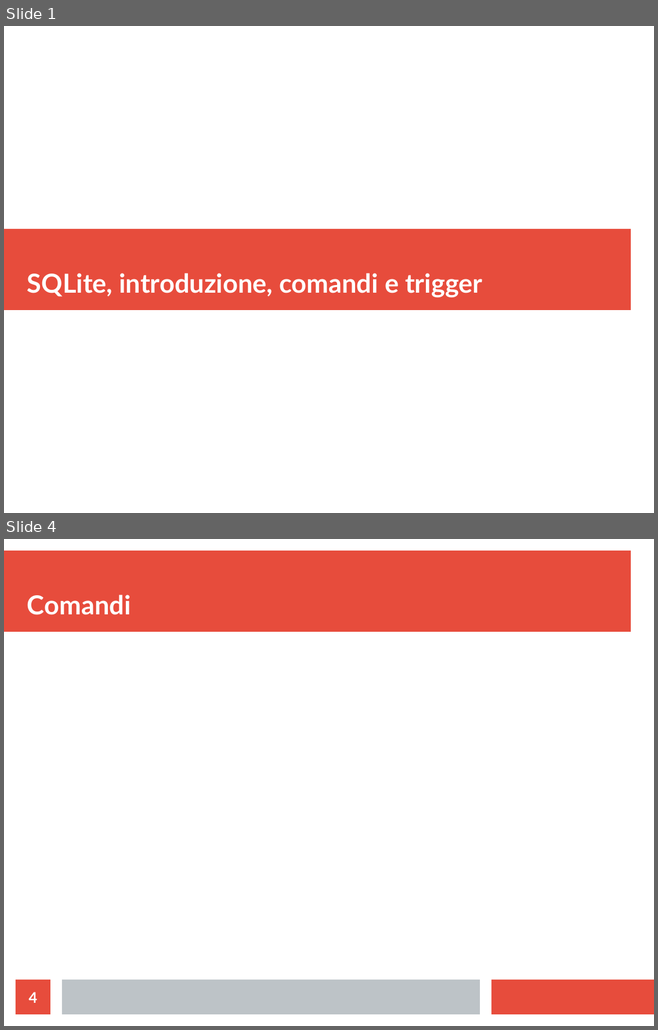
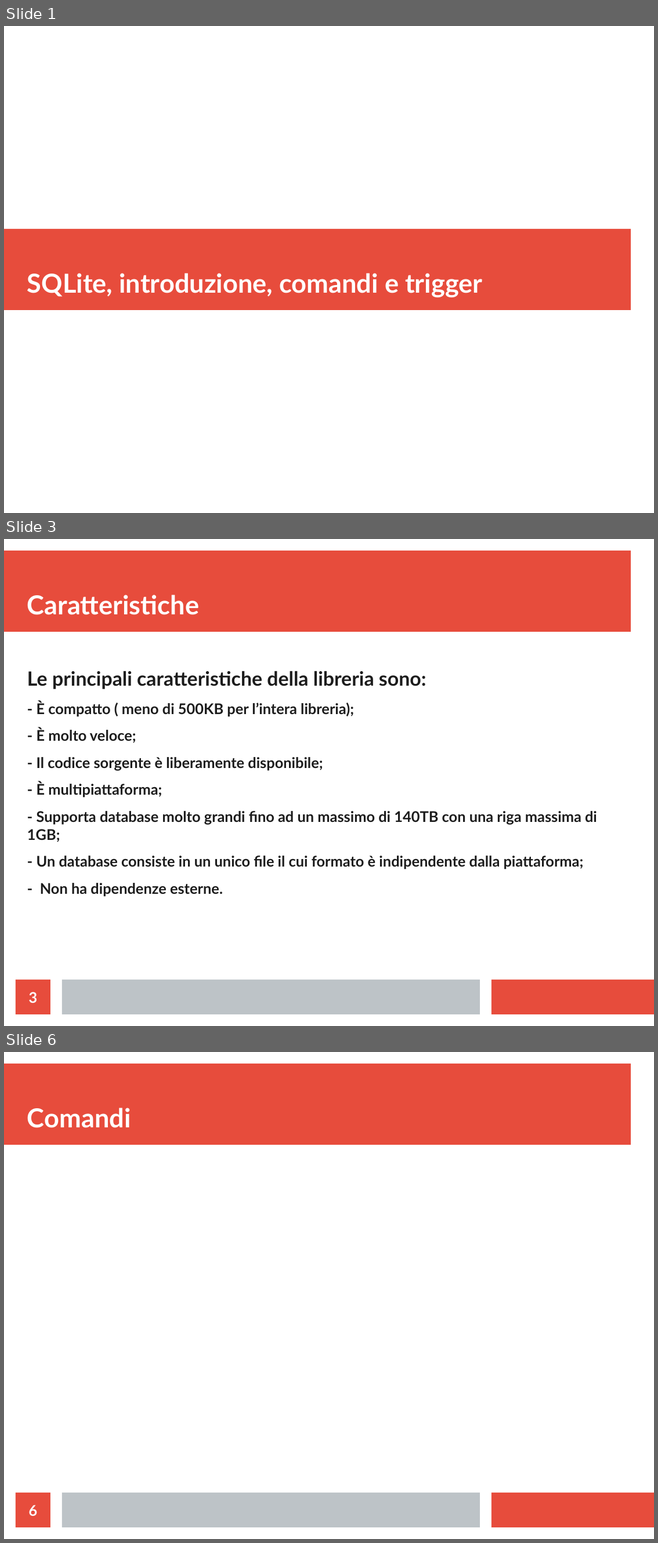
Before and after one commit to MicheleLadisa/cose, a slide deck: lavoriVari/SqlitePresentazione.odp. Shown one above the other, each under a label of ours: slides 1 and 4 before the commit, slides 1, 3 and 6 after it; the slides between them are not shown. The pictures are 658x1030 and 658x1543 pixels, drawn with LibreOffice and Linux fonts; fonts in the diff are those of the drawing. Boxes give left, top, right and bottom in pixels: in the first picture for what was removed or moved away, otherwise in the second. Text is boxed around its words. In the diff, an @@ line names an element or a change of style, - is before the commit and + after.

```diff
--- a/lavoriVari/SqlitePresentazione.odp
+++ b/lavoriVari/SqlitePresentazione.odp
@@ slide 3 added at <box>4,539,654,1026</box>, background #FFFFFF; not listed: 3 template elements that a slide beside it also shows @@
@@ title added at <box>27,595,199,615</box>, 32 pt, text #FFFFFF, bold @@
+Caratteristiche
@@ text added at <box>27,671,597,896</box>, 18 pt, text #1C1C1C, bold @@
+Le principali caratteristiche della libreria sono:
+- È compatto ( meno di 500KB per l’intera libreria);
+- È molto veloce;
+- Il codice sorgente è liberamente disponibile;
+- È multipiattaforma;
+- Supporta database molto grandi fino ad un massimo di 140TB con una riga massima di 1GB;
+- Un database consiste in un unico file il cui formato è indipendente dalla piattaforma;
+- Non ha dipendenze esterne.
@@ page number added at <box>16,980,50,1015</box>, fill #E74C3C, 18 pt, text #FFFFFF, bold @@
+3
@@ what was slide 4 is now slide 6 @@
@@ page number at <box>29,1505,38,1516</box>: text changed @@
-4
+6
```
Also in this commit, not shown: 2 slides changed, 1 other slide added, 5 other files.
